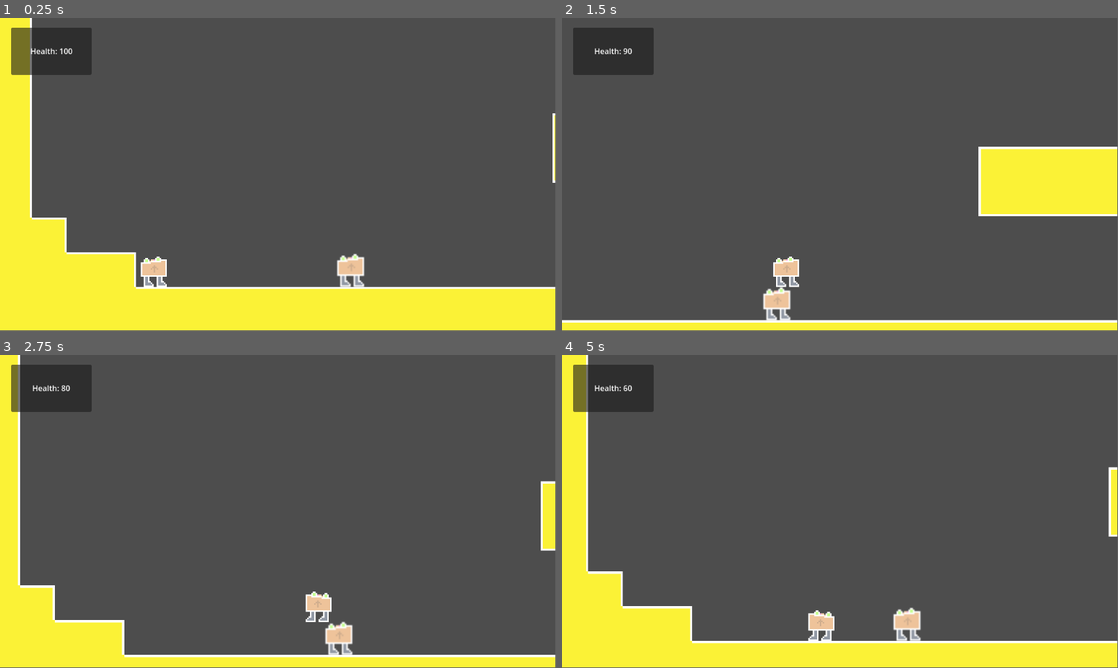
Above: before the commit, frames 1-4 (two rows, left to right).
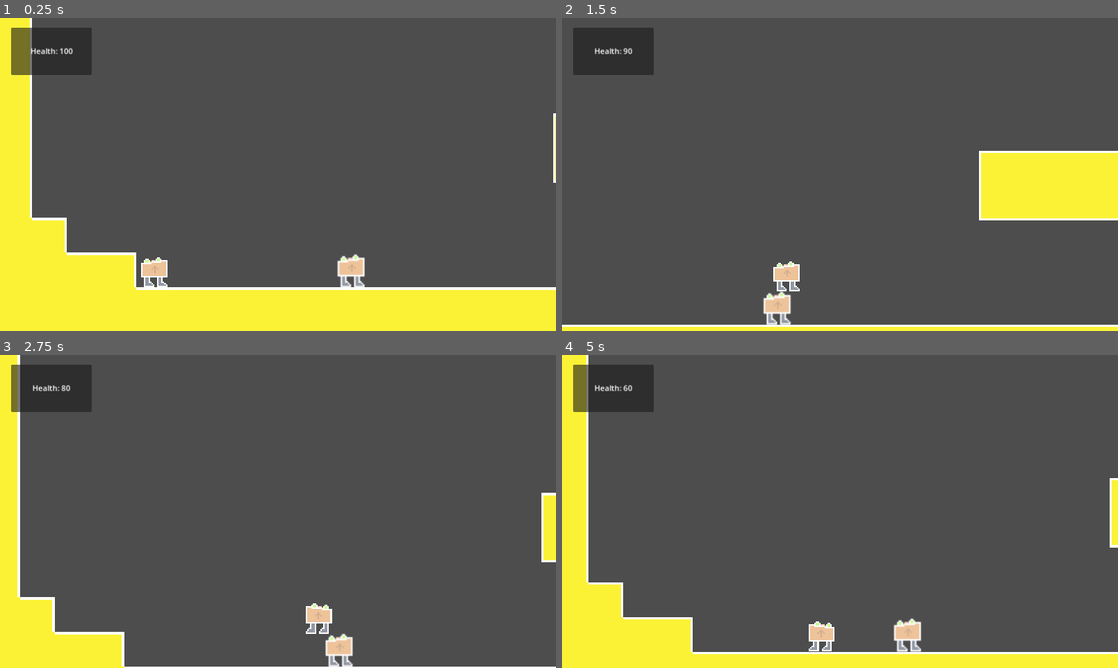
Above: after the commit, the same moments.

Repository: ShardHero/Main
Game: Godot game, scene res://scenes/level1.tscn
Same seed, same stepped clock (60 frames per second), same inputs: the game is played once before the commit and once after it.
Inputs:
- Up to frame 1 (0.25 s): no input
- Up to frame 2 (1.5 s): tap Enter (ui_accept) at 0.5, 0.77 s; hold Right (ui_right) from 0.53 s (still down)
- Up to frame 3 (2.75 s): tap Enter (ui_accept) at 1.52 s; release Right (ui_right) at 2.03 s; hold Left (ui_left) from 2.03 s (still down)
- Up to frame 4 (5 s): release Left (ui_left) at 2.78 s; hold Right (ui_right) 2.78-4.28 s; tap Enter (ui_accept) at 3.02, 3.77, 4.52 s; hold Left (ui_left) from 4.28 s (still down)
In our replay, the window is 799x449 before the commit and 800x450 after it. These sizes can differ from the game's own. Grey fills any space a smaller window leaves; there, only what the larger window draws over its background counts as a difference.

The runs differ from the first frame. In frame 1, 1.1% of the frame differs, in the area x 2-100%, y 0-87%; in frame 2, 4.0%; in frame 3, 5.6%, in the area x 0-100%, y 0-100%; in frame 4, 5.4%.

Commit message:
camera now has delayed follow when jumping or following. Fixed minor issue with left buffer and right buffer. Must edit buffer when jumping.

Diff:
--- a/project.godot
+++ b/project.godot
@@ -18,3 +18,7 @@
 [autoload]
 
 Global="*res://scenes/global.tscn"
+
+[display]
+
+window/stretch/mode="canvas_items"
--- a/scenes/game_manager.gd
+++ b/scenes/game_manager.gd
@@ -9,14 +9,15 @@
 
 func _process(delta):
 	#print("Player x Vel: ",player.velocity.x)
-	print("Player x Pos: ", player.position.x)
-	print("Camera x Pos: ", camera.position.x)
+	print("Player y Pos: ", player.position.y)
+	print("Camera y Pos: ", camera.position.y)
 
 	if player.position.y < 2 and player.position.y > -1:
 		camera.position.y = 420
 
 	if player.is_on_floor():
 		y_pos = player.position.y;
+		camera.position.y = player.position.y + 420;
 		#camera.position.y = -400;
 
 	if not player.is_on_floor():
@@ -33,8 +34,8 @@
 	if Input.is_action_pressed("ui_left"):
 		if player.velocity[0] != 0:
 			if player.position.x < 100000 && player.position.x > 340:
-				camera.position.x = player.get_position()[0];
-			if player.position.x < 340:
+				camera.position.x = player.get_position()[0] + 50;
+			if player.position.x < 390:
 				camera.position.x = 340
 
 
